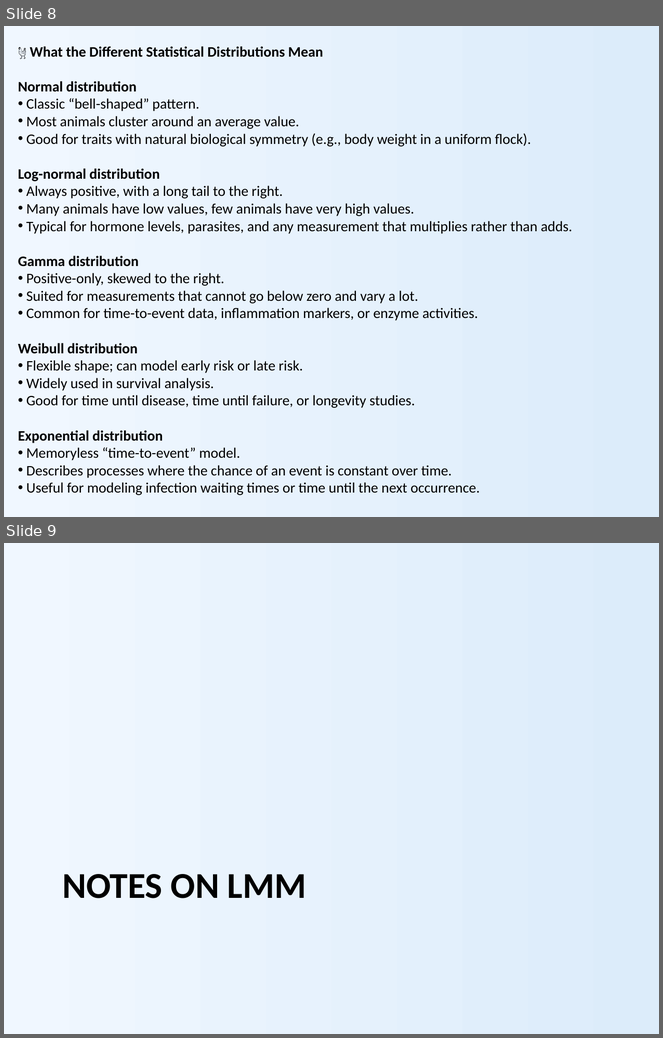
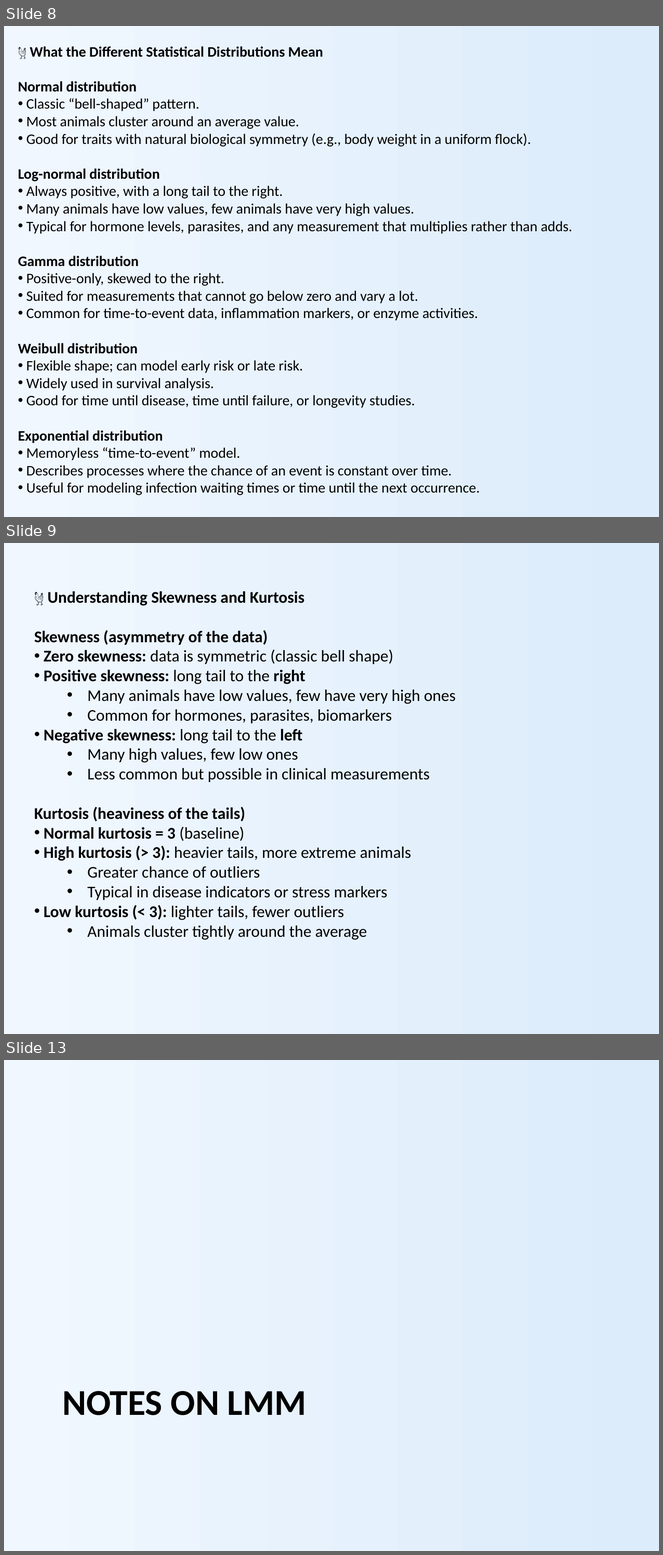
Before and after one commit to nicola-palmieri/TableAnalyzer, a slide deck: presentations/Table_Analyzer_Overview.pptx. Shown one above the other, each under a label of ours: slides 8 and 9 before the commit, slides 8, 9 and 13 after it; the slides between them are not shown. The pictures are 663x1038 and 663x1555 pixels, drawn with LibreOffice and Linux fonts; fonts in the diff are those of the drawing. Boxes give left, top, right and bottom in pixels: in the first picture for what was removed or moved away, otherwise in the second. Text is boxed around its words. In the diff, an @@ line names an element or a change of style, - is before the commit and + after.

```diff
--- a/presentations/Table_Analyzer_Overview.pptx
+++ b/presentations/Table_Analyzer_Overview.pptx
@@ slide 9 added at [4, 543, 659, 1034], background gradient #F0F7FF to #DCECFA @@
@@ text added at [34, 591, 456, 940], 18 pt, text #000000 @@
+🐔 Understanding Skewness and Kurtosis
+Skewness (asymmetry of the data)
+• Zero skewness: data is symmetric (classic bell shape)
+• Positive skewness: long tail to the right
+  • Many animals have low values, few have very high ones
+  • Common for hormones, parasites, biomarkers
+• Negative skewness: long tail to the left
+  • Many high values, few low ones
+  • Less common but possible in clinical measurements
+Kurtosis (heaviness of the tails)
+• Normal kurtosis = 3 (baseline)
+• High kurtosis (> 3): heavier tails, more extreme animals
+  • Greater chance of outliers
+  • Typical in disease indicators or stress markers
+• Low kurtosis (< 3): lighter tails, fewer outliers
+  • Animals cluster tightly around the average
@@ what was slide 9 is now slide 13 @@
```
Also in this commit, not shown: 4 other slides added, 1 slide removed, 2 other files.
